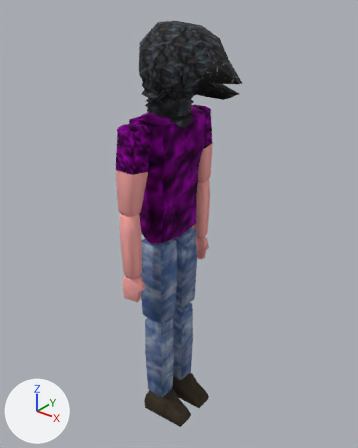
An edit to the Blender file game/assets/wip/crow_dude.blend, drawn before and after from the same camera.
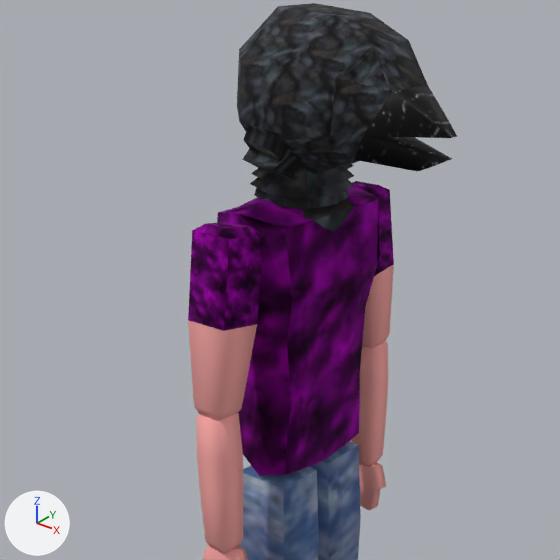
The first picture shows the older version from a camera (50 mm lens) standing at (4.77, -5.68, 7.46) and looking at (0.17, 0.06, 3.9). The close-ups show both versions on the part from 8% to 81% of the width and 4% to 63% of the height of that picture; other places that the commit changed are outside them. Lighting does not change. The marker at lower left points along +X, +Y and +Z.

The first close-up shows 'head', 'l_arm', 'l_forearm', 'l_hand', 'l_thigh', 'neck', 'r_arm', 'r_forearm', 'r_thigh', 'torso'.
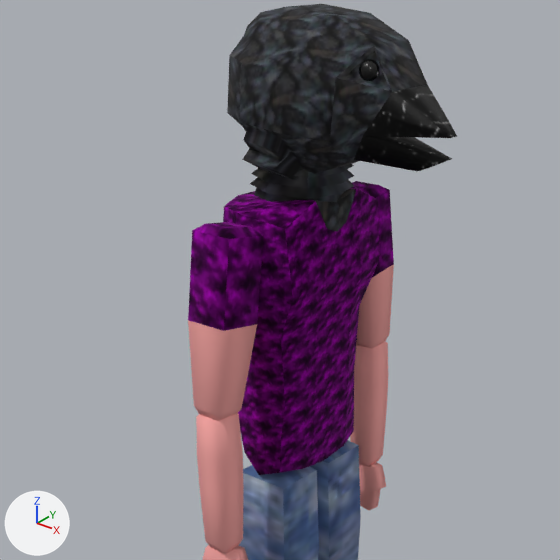
Where the change shows, as pixel boxes [x1, y1, x2, y2] in the close-ups (560 x 560 px):
'torso', reshaped: before [217, 185, 380, 475]; after [223, 186, 380, 475]
'head', reshaped: before [237, 3, 457, 180]; after [227, 4, 457, 180]
'r_eye', added: after [359, 59, 379, 81]
part 1 of me_cube_002, cut back: before [217, 185, 380, 298]; after [223, 186, 380, 298]
part 2 of me_cube_002, surface changed: [237, 214, 380, 475] in both

Edits to the bpy script that builds the scene:
```text
Add mat_material:
    mat_material = principled_material('Material')
    mat_material.base_color = (0.0, 0.0, 0.0)  # black #000000
    mat_material.roughness = 0.268
Change me_cube_002:
    used by ob_torso; location = (0.0, 0.0, 5.336); scale = (0.522, 0.522, 0.522)
    remove me_cube_002.from_pydata(...)  # 108 vertices, 106 faces; spans x -0.73..0.68, y -1.16..1.16, z -3.21..0.88
    add me_cube_002.from_pydata(...)  # 84 vertices, 91 faces; spans x -0.73..0.68, y -1.14..1.14, z -3.21..0.87
    me_cube_002 part 1
    29 vertices are removed from x -0.62..0.67, y -1.16..1.16, z -0.18..0.88
    43 faces are deleted
    6 vertices in x 0.45..0.5, y -0.87..0.87, z -2.98..-1.96 move by (-0.11, 0.0, 0.0)
    4 vertices in x -0.73..-0.66, y -0.93..0.93, z -1.16..-0.29 move by (0.11, 0.0, 0.0)
    3 vertices in x 0.63, y -0.2..0.21, z 0.38..0.47 move by (0.04, 0.0, 0.0)
    11 vertices move from x -0.66..0.62, y -0.89..0.89, z -2.87..0.62 to x -0.63..0.66, y -0.89..0.89, z -2.87..0.77
    5 vertices are added at (-0.5, -0.92, 0.72), (-0.5, 0.92, 0.72), (-0.62, 0.0, 0.77), (0.66, -0.43, 0.87), (0.66, 0.44, 0.87)
    24 new faces join them, mat_shirt
    4 new faces join them, mat_feather
    me_cube_002 part 2: 63 kept faces spanning x -0.73..0.68, y -1.14..1.11, z -3.21..0.74 get new texture (UV) coordinates
Change me_cube_014:
    used by ob_head; location = (0.136, 0.0, 6.463); rotation_euler = (0.0, 0.106, 0.0), in degrees (0, 6.1, 0); scale = (0.503, 0.503, 0.503)
    remove me_cube_014.from_pydata(...)  # 124 vertices, 126 faces; spans x -1.0..2.25, y -1.0..1.0, z -1.11..1.02
    add me_cube_014.from_pydata(...)  # 242 vertices, 242 faces; spans x -1.13..2.25, y -1.0..1.0, z -1.11..1.02
    me_cube_014 part 3
    2 vertices are removed from x -0.37, y -0.37..0.37, z 1.0
    58 faces are deleted
    103 vertices are added at x -1.13..2.25, y -1.0..1.0, z -1.05..1.01
    6 new vertices lie (0.0, -0.28, 0.0) away from vertices in x -1.0..-0.43, y 0.28, z -1.11..-0.43
    5 new vertices lie (0.0, -0.37, 0.0) away from vertices in x -0.37..1.19, y 0.37, z -1.0..1.02
    6 new vertices lie (0.0, 0.0, 0.38) away from vertices in x 0.62..0.88, y -0.84..0.84, z -0.38
    156 new faces join them, mat_feather
    18 new faces join them, mat_beak
Add me_cube_015:
    me_cube_015.from_pydata(...)  # 96 vertices, 98 faces; spans x -1.0..1.0, y -1.0..1.0, z -1.0..1.0
    me_cube_015.polygons.foreach_set('use_smooth', [True] * 98)
    me_cube_015.materials.append(mat_material)  # black #000000
Add ob_r_eye:
    ob_r_eye = bpy.data.objects.new('r_eye', me_cube_015)
    ob_r_eye.location = (0.755, -0.206, 6.65)
    ob_r_eye.rotation_euler = (0.0, 0.0, 0.626)  # degrees (0, 0, 36)
    ob_r_eye.scale = (0.0647, 0.0647, 0.0647)
```
